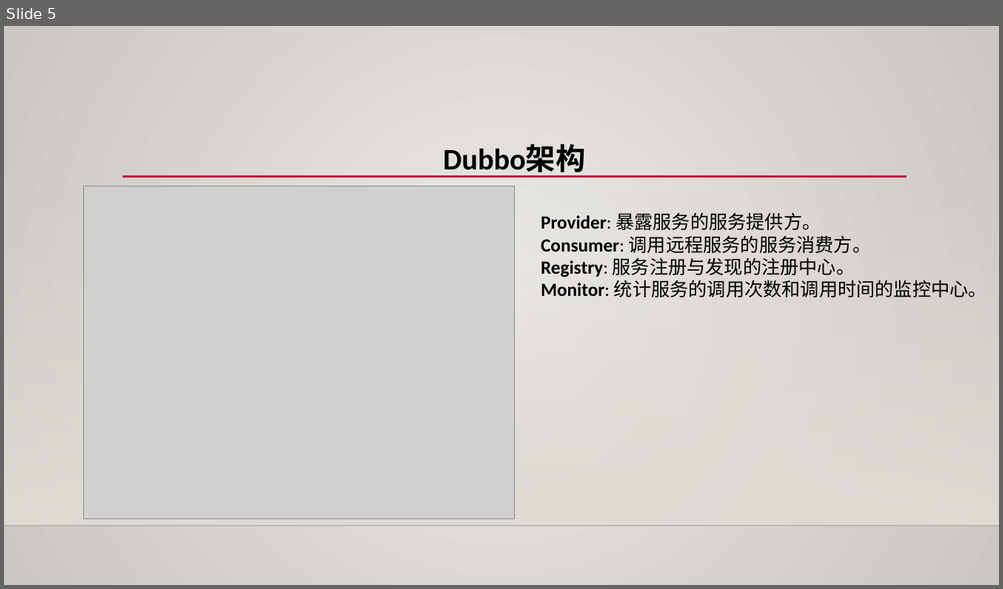
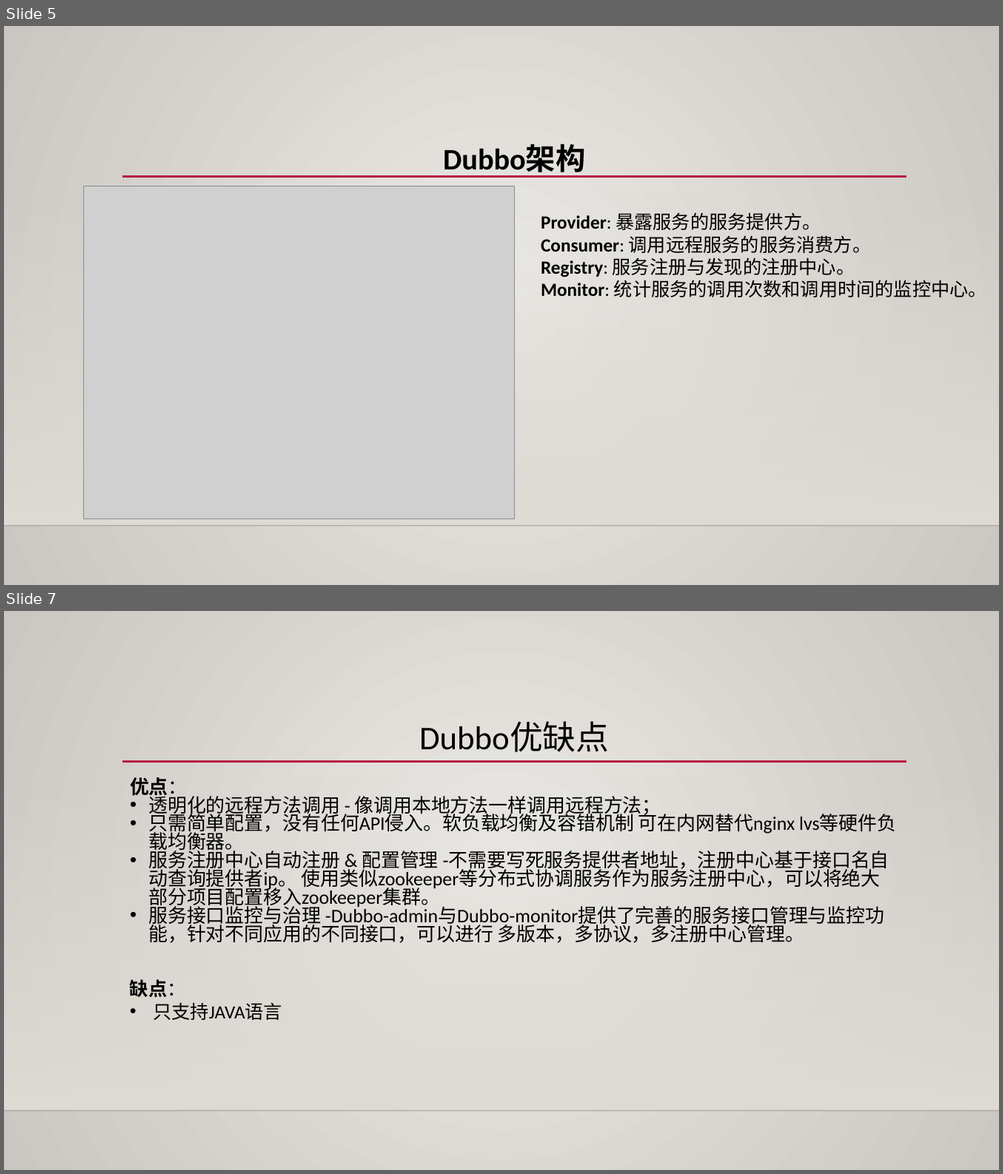
Before and after one commit to fxmayl/dubbo, a slide deck: 微服务架构之Dubbo入门介绍.pptx. Shown one above the other, each under a label of ours: slide 5 before the commit, slides 5 and 7 after it; the slides between them are not shown. The pictures are 1003x589 and 1003x1174 pixels, drawn with LibreOffice and Linux fonts; fonts in the diff are those of the drawing; grey boxes stand for pictures; background and template pictures are left out. Boxes give left, top, right and bottom in pixels: in the first picture for what was removed or moved away, otherwise in the second. Text is boxed around its words. In the diff, an @@ line names an element or a change of style, - is before the commit and + after.

```diff
--- a/微服务架构之Dubbo入门介绍.pptx
+++ b/微服务架构之Dubbo入门介绍.pptx
@@ slide 7 added at (4,611,999,1170), background gradient #ECEAE7 to #CAC7C1; not listed: 3 template elements that a slide beside it also shows @@
@@ title added at (419,722,609,752), 32 pt, text #000000 @@
+Dubbo优缺点
@@ text added at (130,777,889,943), 18.5 pt, text #000000 @@
+优点：
+• 透明化的远程方法调用 - 像调用本地方法一样调用远程方法；
+• 只需简单配置，没有任何API侵入。软负载均衡及容错机制 可在内网替代nginx lvs等硬件负载均衡器。
+• 服务注册中心自动注册 & 配置管理 -不需要写死服务提供者地址，注册中心基于接口名自动查询提供者ip。 使用类似zookeeper等分布式协调服务作为服务注册中心，可以将绝大部分项目配置移入zookeeper集群。
+• 服务接口监控与治理 -Dubbo-admin与Dubbo-monitor提供了完善的服务接口管理与监控功能，针对不同应用的不同接口，可以进行 多版本，多协议，多注册中心管理。
@@ text added at (130,980,282,1020), 18 pt, text #000000 @@
+缺点：
+• 只支持JAVA语言
```
Also in this commit, not shown: 1 other slide added.
